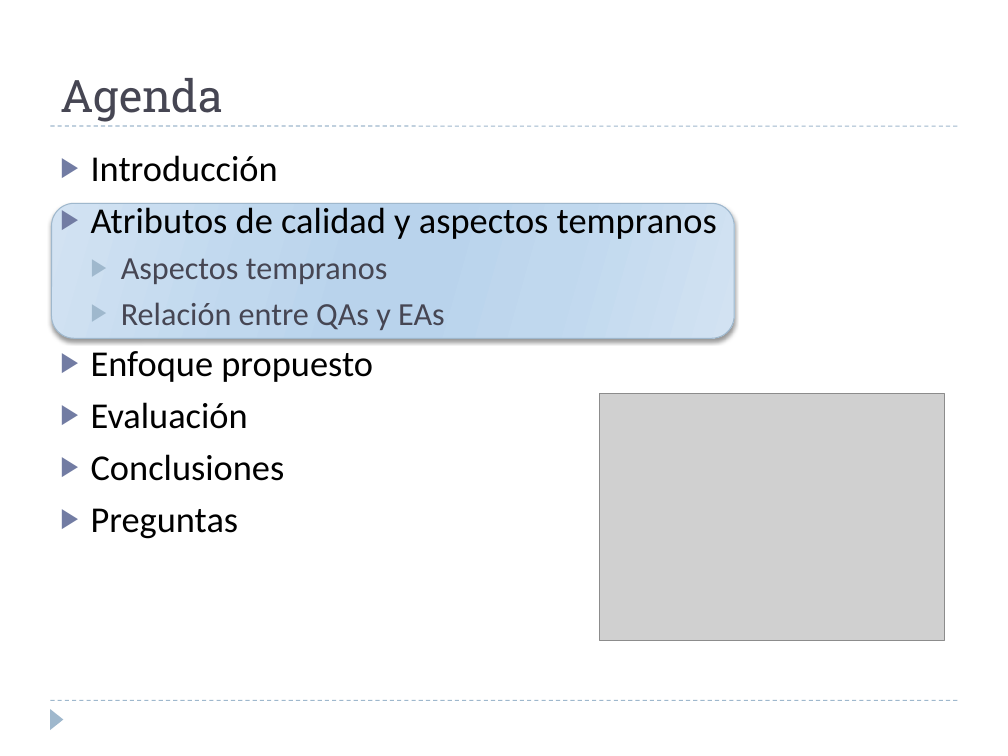
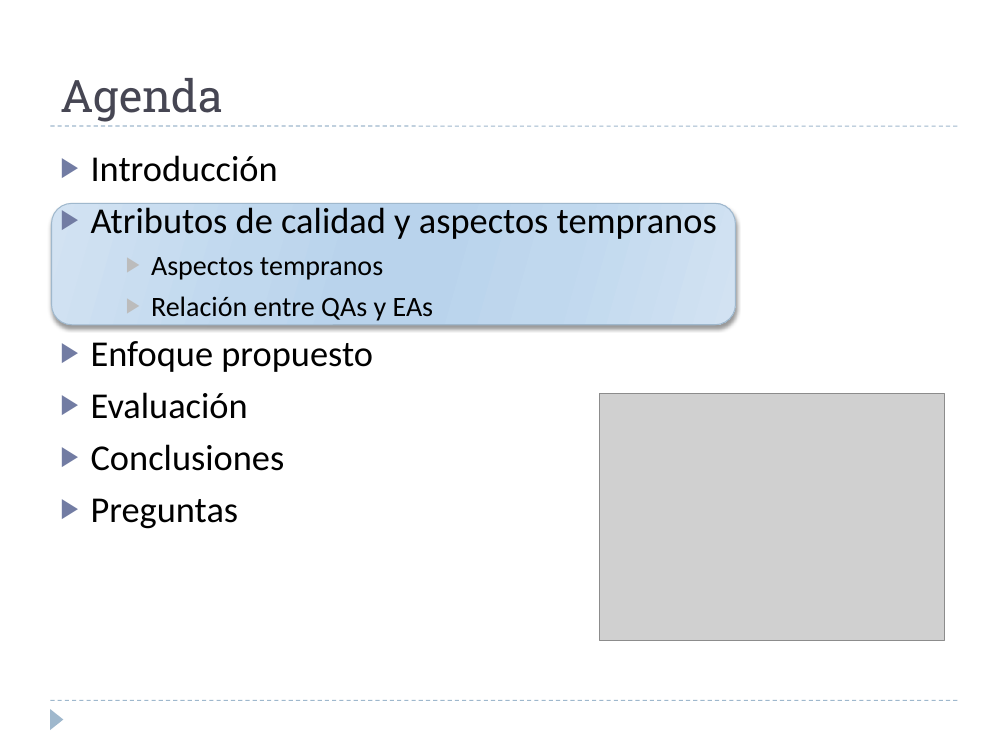
Before and after one commit to alejandrorago/qatesis2, a slide deck: slide 6 of Capitulos Finales/FilminasV0.2.pptx. Drawn at 1008x756 pixels with LibreOffice and Linux fonts; fonts in the diff are those of the drawing; grey boxes stand for pictures. Boxes give left, top, right and bottom in pixels: in the first picture for what was removed or moved away, otherwise in the second. Text is boxed around its words. In the diff, an @@ line names an element or a change of style, - is before the commit and + after.

```diff
--- a/Capitulos Finales/FilminasV0.2.pptx
+++ b/Capitulos Finales/FilminasV0.2.pptx
@@ rounded rectangle: place and size @@
-rounded rectangle at box(51, 204, 734, 339)
+rounded rectangle at box(51, 204, 735, 325)
@@ text at box(151, 257, 434, 321): size 23 to 20 pt, text colour #464653 to #000000 in "Aspectos tempranos", "Relación entre QAs y EAs"; list level 2 to 3 in "Aspectos tempranos"; bullet colour #9FB8CD to #BDBDBD; list level 2 to 3 in "Relación entre QAs y EAs" @@
```
Also in this commit, not shown: 14 other slides changed, 2 slides added, 1 slide removed.
